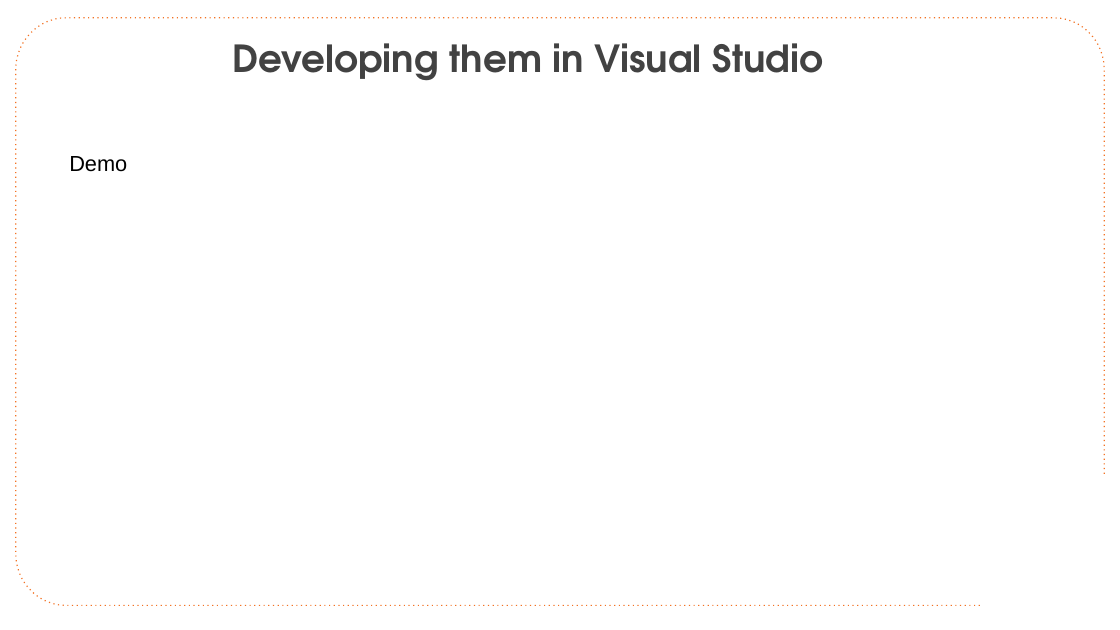
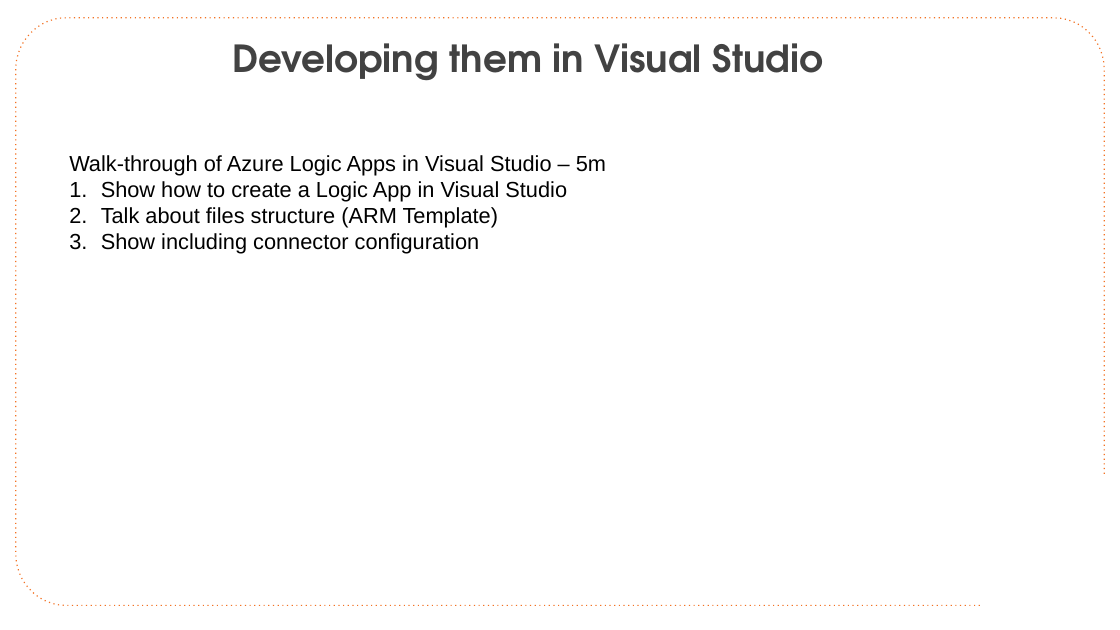
Before and after one commit to CloudSpecOps/Serverless-Architectures-with-Azure, a slide deck: slide 44 of Session Presentation/Azure-Serverless-Architecture-Session-Day-1.pptx. Drawn at 1120x630 pixels with LibreOffice and Linux fonts; fonts in the diff are those of the drawing; background and template pictures are left out. Boxes give left, top, right and bottom in pixels: in the first picture for what was removed or moved away, otherwise in the second. Text is boxed around its words. In the diff, an @@ line names an element or a change of style, - is before the commit and + after.

Commit message:
Updates for Walk-throughs

```diff
--- a/Session Presentation/Azure-Serverless-Architecture-Session-Day-1.pptx
+++ b/Session Presentation/Azure-Serverless-Architecture-Session-Day-1.pptx
@@ text removed at (69, 156, 127, 172) @@
-Demo
@@ text added at (69, 155, 606, 254), 28 pt, text #000000 @@
+Walk-through of Azure Logic Apps in Visual Studio – 5m
+1. Show how to create a Logic App in Visual Studio
+2. Talk about files structure (ARM Template)
+3. Show including connector configuration
```
Also in this commit, not shown: 3 other slides changed, 1 other file.
